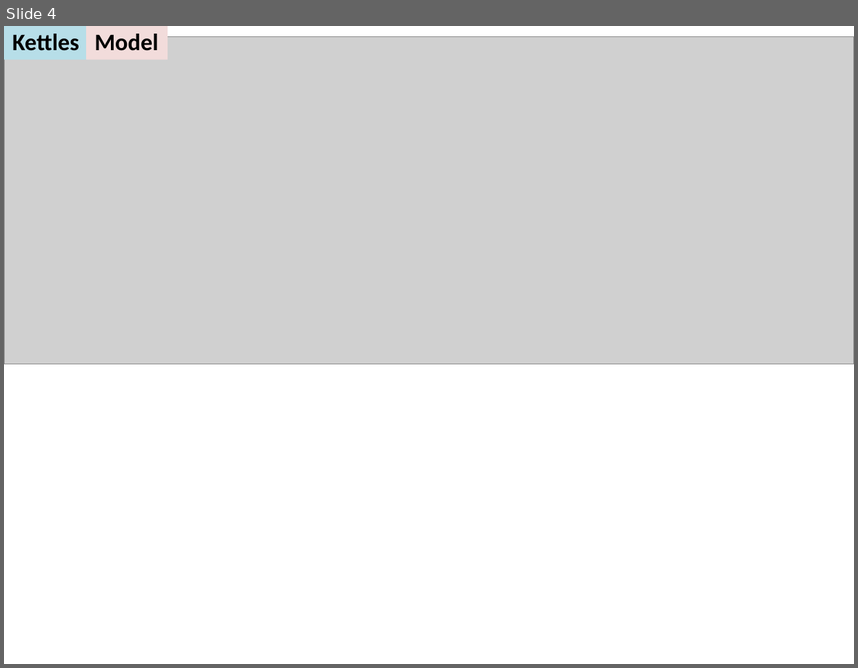
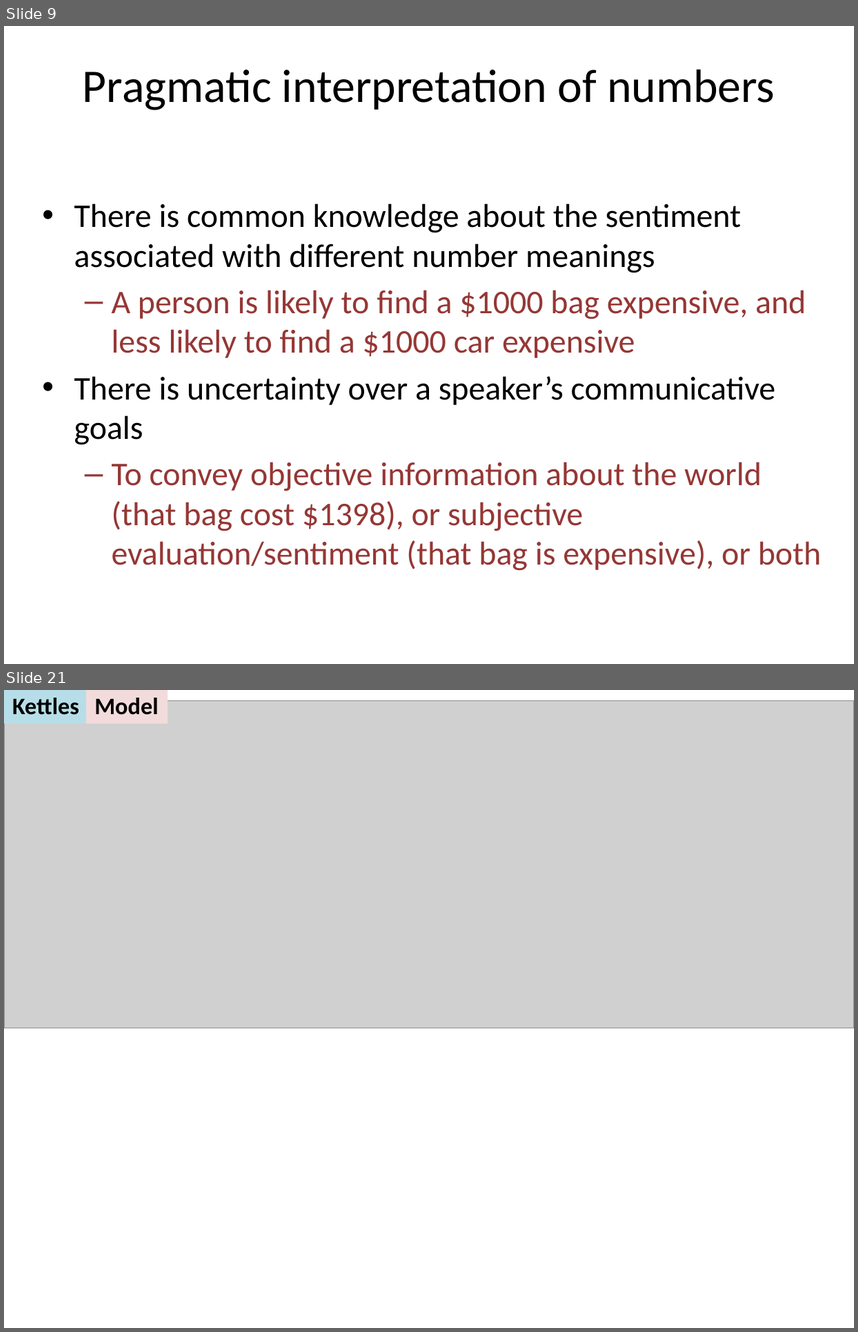
Before and after one commit to jeaneis/hyperbole, a slide deck: talks/cocolab_meeting_05212013/cocolab_meeting_05212013.pptx. Shown one above the other, each under a label of ours: slide 4 before the commit, slides 9 and 21 after it; the slides between them are not shown. The pictures are 858x668 and 858x1332 pixels, drawn with LibreOffice and Linux fonts; fonts in the diff are those of the drawing; grey boxes stand for pictures. Boxes give left, top, right and bottom in pixels: in the first picture for what was removed or moved away, otherwise in the second. Text is boxed around its words. In the diff, an @@ line names an element or a change of style, - is before the commit and + after.

```diff
--- a/talks/cocolab_meeting_05212013/cocolab_meeting_05212013.pptx
+++ b/talks/cocolab_meeting_05212013/cocolab_meeting_05212013.pptx
@@ slide 9 added at [4,26,854,664], background #FFFFFF @@
@@ title added at [83,69,775,110], 39.6 pt, text #000000 @@
+Pragmatic interpretation of numbers
@@ text added at [74,203,822,570], 28 pt, text #953735 @@
+• There is common knowledge about the sentiment associated with different number meanings
+  – A person is likely to find a $1000 bag expensive, and less likely to find a $1000 car expensive
+• There is uncertainty over a speaker’s communicative goals
+  – To convey objective information about the world (that bag cost $1398), or subjective evaluation/sentiment (that bag is expensive), or both
@@ what was slide 4 is now slide 21 @@
```
Also in this commit, not shown: 4 slides changed, 26 other slides added, 21 other files.
